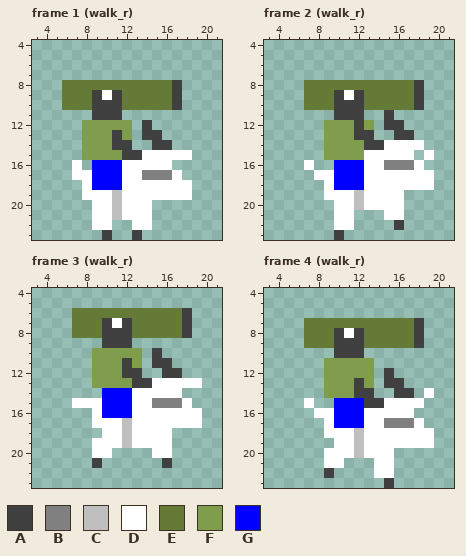
Two versions of one pixel-art file, .files/goat/goat 13.aseprite. Above: the version before the commit.
24x24 pixels, 10 frames. Colours within 5 levels of each other are drawn and written as one. Shown: frame 1 (walk_r): x 3..21, y 4..23; frame 2 (walk_r): x 3..21, y 4..23; frame 3 (walk_r): x 3..21, y 4..23; frame 4 (walk_r): x 3..21, y 4..23. The commit also changed other frames, which this record leaves out.
Visible layers, top first: "goat", "launcher", "backpack".
Palette (. is transparent): A #404040  B #808080  C #bfbfbf  D #ffffff  E #667a37  F #809d4e  G #0000ff
Pixels before, frame 1 (walk_r), first column x 6:
 8 EEEEEEEEEEEA.
 9 EEEADAEEEEEA.
10 EEEAAAEEEEEA.
11 ...AAA.......
12 ..FFFFF.A....
13 ..FFFAF.AA...
14 ..FFFAA..AA..
15 ..FFFFAADDDDD
16 .D.GGGDDDDD..
17 .DDGGGDDBBBD.
18 ..DGGGDDDDDDD
19 ..DDDCDDDDDDD
20 ...DDCDDD....
21 ...DDCDDD....
22 ...DD..DD....
23 ....A..A.....
Pixels before, frame 2 (walk_r), first column x 7:
 8 EEEEEEEEEEEA.
 9 EEEADAEEEEEA.
10 EEEAAAEEEEEA.
11 ...AAA..A....
12 ..FFFAF.AA...
13 ..FFFAA..AA..
14 ..FFFFAADDDD.
15 ..FFFFDDDDD.D
16 D..GGGDDBBBD.
17 .DDGGGDDDDDDD
18 ..DGGGDDDDDDD
19 ..DDDCDDDD...
20 ...DDCDDDD...
21 ...DD...DD...
22 ...DD....A...
23 ...A.........
Pixels before, frame 3 (walk_r), first column x 7:
 6 EEEEEEEEEEEA.
 7 EEEADAEEEEEA.
 8 EEEAAAEEEEEA.
 9 ...AAA.......
10 ..FFFFF.A....
11 ..FFFAF.AA...
12 ..FFFAA..AA..
13 ..FFFFAADDDDD
14 ...GGGDDDDD..
15 DDDGGGDDBBBD.
16 ..DGGGDDDDDDD
17 ..DDDCDDDDDDD
18 ...DDCDDDD...
19 ..DDDCDDDD...
20 ..DD....DD...
21 ..A......A...
Pixels before, frame 4 (walk_r), first column x 7:
 7 EEEEEEEEEEEA.
 8 EEEADAEEEEEA.
 9 EEEAAAEEEEEA.
10 ...AAA.......
11 ..FFFFF......
12 ..FFFFF.A....
13 ..FFFAF.AA...
14 ..FFFAA..AA.D
15 D..GGGAADDDD.
16 .DDGGGDDDDD..
17 ..DGGGDDBBBD.
18 ..DDDCDDDDDDD
19 ...DDCDDDDDDD
20 ..DDDCDDD....
21 ..DD...DD....
22 ..A....DD....
23 ........A....
Once edited:
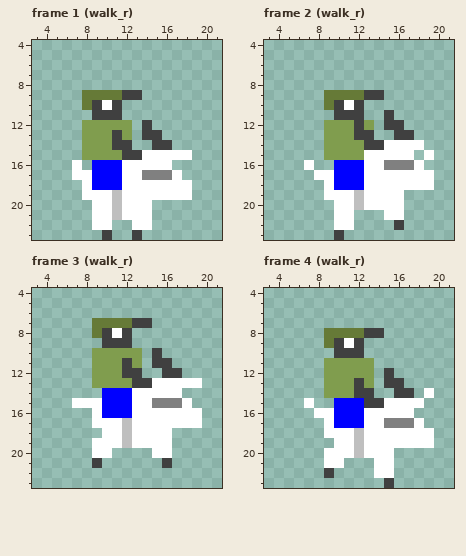
Difference:
{"change": "layer \"launcher\" now hidden"}
{"change": "layer \"grapple\" added"}
{"where": "frame 1 (walk_r)"}
{"frame":1,"y":8,"x":6,"old":"EEEEEEEEEEEA","new":"............"}
{"frame":1,"y":9,"x":6,"old":"EE","new":".."}
{"frame":1,"y":9,"x":9,"old":"ADAEEEEEA","new":"EEEAA...."}
{"frame":1,"y":10,"x":6,"old":"EE","new":".."}
{"frame":1,"y":10,"x":10,"old":"A","new":"D"}
{"frame":1,"y":10,"x":12,"old":"EEEEEA","new":"......"}
{"where": "frame 2 (walk_r)"}
{"frame":2,"y":8,"x":7,"old":"EEEEEEEEEEEA","new":"............"}
{"frame":2,"y":9,"x":7,"old":"EE","new":".."}
{"frame":2,"y":9,"x":10,"old":"ADAEEEEEA","new":"EEEAA...."}
{"frame":2,"y":10,"x":7,"old":"EE","new":".."}
{"frame":2,"y":10,"x":11,"old":"A","new":"D"}
{"frame":2,"y":10,"x":13,"old":"EEEEEA","new":"......"}
{"where": "frame 3 (walk_r)"}
{"frame":3,"y":6,"x":7,"old":"EEEEEEEEEEEA","new":"............"}
{"frame":3,"y":7,"x":7,"old":"EE","new":".."}
{"frame":3,"y":7,"x":10,"old":"ADAEEEEEA","new":"EEEAA...."}
{"frame":3,"y":8,"x":7,"old":"EE","new":".."}
{"frame":3,"y":8,"x":11,"old":"A","new":"D"}
{"frame":3,"y":8,"x":13,"old":"EEEEEA","new":"......"}
{"where": "frame 4 (walk_r)"}
{"frame":4,"y":7,"x":7,"old":"EEEEEEEEEEEA","new":"............"}
{"frame":4,"y":8,"x":7,"old":"EE","new":".."}
{"frame":4,"y":8,"x":10,"old":"ADAEEEEEA","new":"EEEAA...."}
{"frame":4,"y":9,"x":7,"old":"EE","new":".."}
{"frame":4,"y":9,"x":11,"old":"A","new":"D"}
{"frame":4,"y":9,"x":13,"old":"EEEEEA","new":"......"}
{"label":"changed","picture_box":[62,80,182,110]}
{"label":"changed","picture_box":[304,80,424,110]}
{"label":"changed","picture_box":[72,308,192,338]}
{"label":"changed","picture_box":[304,318,424,348]}
